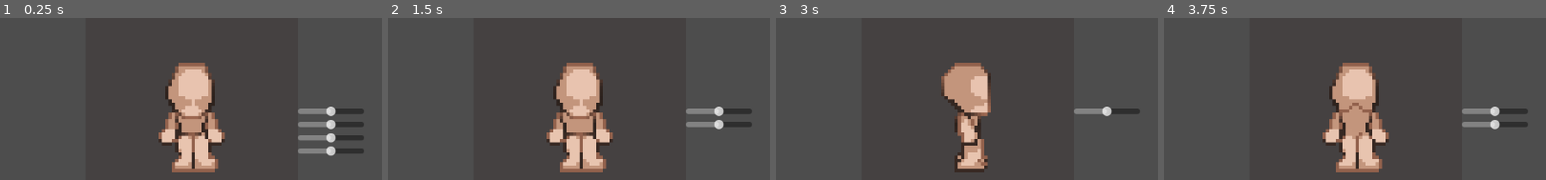
Above: before the commit, frames 1-4 (left to right).
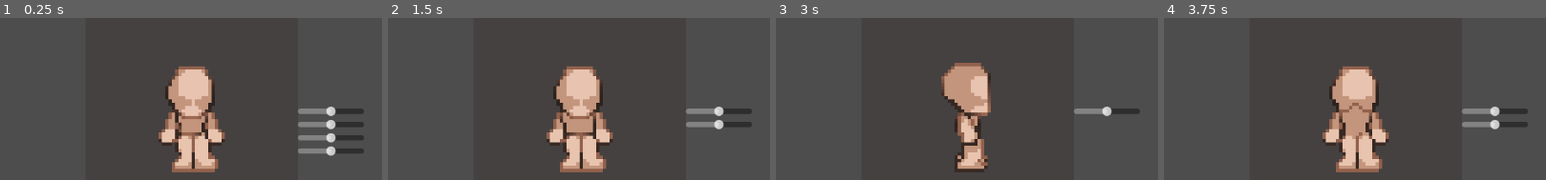
Above: after the commit, the same moments.

Repository: p1petto/CharacterMakerNew
Game: Godot game, scene res://Scenes/maker.tscn
Same seed, same stepped clock (60 frames per second), same inputs: the game is played once before the commit and once after it. The engine's default icon, where the game draws it, is replaced by a stand-in: a white triangle on a blue panel in a dark square.
Inputs (mouse positions are % of the whole screen's width and height, from its top left):
- Up to frame 1 (0.25 s): no input
- Up to frame 2 (1.5 s): click (15, 71) at 0.5 s; click (24, 71) at 1.27 s
- Up to frame 3 (3 s): click (18, 39) at 2 s; click (22, 29) at 2.75 s
- Up to frame 4 (3.75 s): click (18, 19) at 3.5 s
The pictures show only the part of the screen within x 25-75%, y 2-52%; the shares and areas given below are measured in that part.

The runs differ from the first frame. In frame 1, 0.5% of the frame differs, in the area x 45-56%, y 27-73%; in frame 2, 0.4%; in frame 3, nothing differs; in frame 4, 0.4%.

Commit message:
Изменение динамических элементов через слайдеры

Diff:
--- a/Resources/DynamicPart/Body/ManBody.tres
+++ b/Resources/DynamicPart/Body/ManBody.tres
@@ -4,9 +4,9 @@
 
 [resource]
 script = ExtResource("1_i318d")
-down_array_points = PackedVector2Array(7, 12, 5, 12, 2, 14, 3, 17, 4, 20, 7, 21, 10, 20, 11, 17, 12, 14, 9, 12)
+down_array_points = PackedVector2Array(7, 12, 2, 12, 2, 14, 3, 17, 4, 20, 7, 21, 10, 20, 11, 17, 12, 14, 10, 12)
 horizontal_array_points = PackedVector2Array(7, 11, 9, 11, 11, 14, 11, 17, 10, 20, 7, 21, 4, 20, 3, 17, 5, 13, 5, 11)
-top_array_points = PackedVector2Array(7, 11, 5, 13, 2, 14, 3, 17, 4, 20, 7, 21, 10, 20, 11, 17, 12, 14, 9, 13)
+top_array_points = PackedVector2Array(7, 11, 4, 13, 2, 14, 3, 17, 4, 20, 7, 21, 10, 20, 11, 17, 12, 14, 10, 13)
 down_glare_array_points = PackedVector2Array()
 horizontal_glare_array_points = PackedVector2Array()
 top_glare_array_points = PackedVector2Array()
--- a/Resources/DynamicPart/Head/head.tres
+++ b/Resources/DynamicPart/Head/head.tres
@@ -4,9 +4,9 @@
 
 [resource]
 script = ExtResource("1_ykvm2")
-down_array_points = PackedVector2Array(7, 0, 3, 0, 0, 6, 0, 10, 2, 13, 5, 16, 7, 16, 9, 16, 12, 13, 14, 10, 14, 6, 11, 0)
+down_array_points = PackedVector2Array(7, 0, 3, 1, 0, 6, 0, 10, 2, 13, 5, 16, 7, 16, 9, 16, 12, 13, 14, 10, 14, 6, 11, 1)
 horizontal_array_points = PackedVector2Array(3, 0, 11, 0, 14, 3, 14, 13, 12, 15, 7, 15, 0, 9, 0, 3)
-top_array_points = PackedVector2Array(7, 0, 3, 0, 0, 6, 0, 10, 2, 13, 5, 16, 7, 16, 9, 16, 12, 13, 14, 10, 14, 6, 11, 0)
+top_array_points = PackedVector2Array(7, 0, 3, 1, 0, 6, 0, 10, 2, 13, 5, 16, 7, 16, 9, 16, 12, 13, 14, 10, 14, 6, 11, 1)
 down_glare_array_points = PackedVector2Array(3, 9, 3, 3, 6, 1, 10, 1, 12, 4, 12, 9, 8, 10, 8, 12, 10, 13, 9, 15, 5, 15, 4, 13, 7, 12, 8, 11, 7, 10)
 horizontal_glare_array_points = PackedVector2Array(8, 8, 8, 4, 11, 3, 21, 3, 21, 15, 12, 15, 9, 15, 8, 13, 14, 11, 14, 10, 12, 10)
 top_glare_array_points = PackedVector2Array(3, 9, 3, 3, 6, 1, 10, 1, 12, 4, 12, 9, 8, 10)
--- a/Scenes/dynamic_part.tscn
+++ b/Scenes/dynamic_part.tscn
@@ -24,7 +24,7 @@
 visible = false
 modulate = Color(0.768627, 0.588235, 0.490196, 1)
 clip_children = 2
-polygon = PackedVector2Array(7, 0, 3, 0, 0, 6, 0, 10, 2, 13, 5, 16, 7, 16, 9, 16, 12, 13, 14, 10, 14, 6, 11, 0)
+polygon = PackedVector2Array(7, 0, 3, 1, 0, 6, 0, 10, 2, 13, 5, 16, 7, 16, 9, 16, 12, 13, 14, 10, 14, 6, 11, 1)
 
 [node name="testpolugonhead2" type="Polygon2D" parent="."]
 visible = false
@@ -37,7 +37,7 @@
 modulate = Color(0.768627, 0.588235, 0.490196, 1)
 clip_children = 2
 position = Vector2(0, 2)
-polygon = PackedVector2Array(7, 12, 5, 12, 2, 14, 3, 17, 4, 20, 7, 21, 10, 20, 11, 17, 12, 14, 9, 12)
+polygon = PackedVector2Array(7, 12, 4, 12, 2, 14, 3, 17, 4, 20, 7, 21, 10, 20, 11, 17, 12, 14, 10, 12)
 
 [node name="testpolugonbody3" type="Polygon2D" parent="."]
 visible = false
--- a/Scripts/DynamicParts/dynamic_part.gd
+++ b/Scripts/DynamicParts/dynamic_part.gd
@@ -9,6 +9,7 @@
 @onready var glare = $Polygon2D/glare
 
 #var marker_scene = preload("res://Scenes/marker.tscn")
+var central_bottom_point: int
 
 func _ready() -> void:
 	if dynamic_part:
@@ -27,6 +28,8 @@
 
 		position.x = dynamic_part.position_x_down
 		z_index = dynamic_part.z_down
+
+		central_bottom_point = len(dynamic_part.down_array_points) / 2
 	if dir == "top":
 		polygon2d.polygon = dynamic_part.top_array_points
 		line2d.points = dynamic_part.top_array_points
@@ -34,6 +37,8 @@
 
 		position.x = dynamic_part.position_x_top
 		z_index = dynamic_part.z_top
+
+		central_bottom_point = len(dynamic_part.top_array_points) / 2
 	if dir == "right":
 		polygon2d.polygon = dynamic_part.horizontal_array_points
 		line2d.points = dynamic_part.horizontal_array_points
@@ -41,6 +46,8 @@
 
 		position.x = dynamic_part.position_x_right
 		z_index = dynamic_part.z_right
+
+		central_bottom_point = len(dynamic_part.horizontal_array_points) / 2
 	if dir == "left":
 		var mirrored_points = []
 		var mirrored_glare_points = []
@@ -59,3 +66,5 @@
 
 		position.x = dynamic_part.position_x_left
 		z_index = dynamic_part.z_left
+
+		central_bottom_point = len(dynamic_part.horizontal_array_points) / 2
--- a/Scripts/UI/sliders.gd
+++ b/Scripts/UI/sliders.gd
@@ -43,8 +43,33 @@
 
 		container.visible = is_correct_tab and is_correct_direction
 
-func _on_value_slider_changed(val, m, character_part, axis):
-	pass
+func _on_value_slider_changed(val, m, character_part_name, axis):
+	var character_part = character.get_node(character_part_name)
+	var cur_dir = character.cur_dir
+	if character_part.is_in_group("Dynamic"):
+
+		if cur_dir == "down":
+			var mirror_x = get_mirror_x(len(character_part.dynamic_part.down_array_points), m)
+			character_part.polygon2d.polygon[m].x = character_part.dynamic_part.down_array_points[m].x - val
+			character_part.line2d.points[m].x = character_part.dynamic_part.down_array_points[m].x - val
+			character_part.polygon2d.polygon[mirror_x].x = character_part.dynamic_part.down_array_points[mirror_x].x + val
+			character_part.line2d.points[mirror_x].x = character_part.dynamic_part.down_array_points[mirror_x].x + val
+		elif cur_dir == "top":
+			var mirror_x = get_mirror_x(len(character_part.dynamic_part.top_array_points), m)
+			character_part.polygon2d.polygon[m].x = character_part.dynamic_part.top_array_points[m].x + val
+			character_part.line2d.points[m].x = character_part.dynamic_part.top_array_points[m].x + val
+		elif cur_dir == "right":
+			var mirror_x = get_mirror_x(len(character_part.dynamic_part.horizontal_array_points), m)
+			character_part.polygon2d.polygon[m].x = character_part.dynamic_part.horizontal_array_points[m].x + val
+			character_part.line2d.points[m].x = character_part.dynamic_part.horizontal_array_points[m].x + val
+		pass
+	elif character_part.is_in_group("ConditionallyDynamic"):
+		pass
+
+func get_mirror_x(count_of_points, marker):
+	if count_of_points % 2 == 0:
+		return count_of_points - marker
+	return count_of_points - marker - 1
 
 func update_sliders(character_part_name):
 	var character_part = character.get_node(character_part_name)
